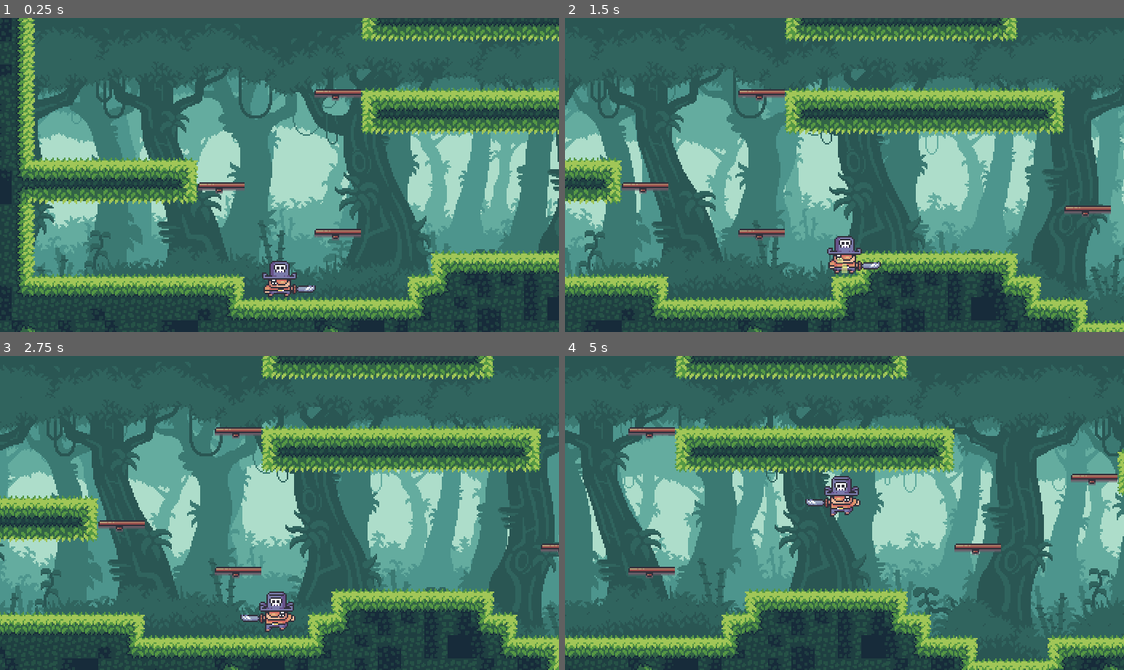
Above: before the commit, frames 1-4 (two rows, left to right).
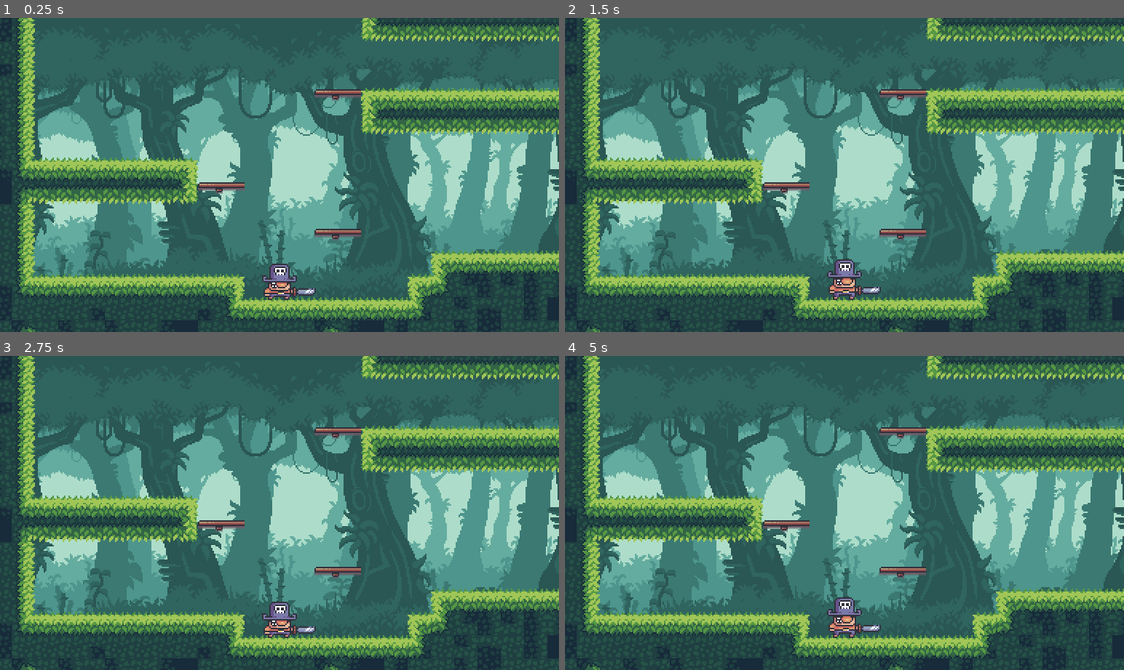
Above: after the commit, the same moments.

Repository: mortorium/plataform-practice
Game: Godot game, scene res://assets/Level/Level.tscn
The game is run twice, just before and just after one commit, with the same random seed, the same clock (stepped at 60 frames per second) and the same inputs.
Inputs:
- Up to frame 1 (0.25 s): no input
- Up to frame 2 (1.5 s): tap Enter (ui_accept) at 0.5, 0.77 s; hold Right (ui_right) from 0.53 s (still down)
- Up to frame 3 (2.75 s): tap Enter (ui_accept) at 1.52 s; release Right (ui_right) at 2.03 s; hold Left (ui_left) from 2.03 s (still down)
- Up to frame 4 (5 s): release Left (ui_left) at 2.78 s; hold Right (ui_right) 2.78-4.28 s; tap Enter (ui_accept) at 3.02, 3.77, 4.52 s; hold Left (ui_left) from 4.28 s (still down)

The runs differ from the first frame. In frame 1, 0.5% of the frame differs, in the area x 46-57%, y 77-90%; in frame 2, 60%; in frame 3, 55%; in frame 4, 61%, in the area x 0-100%, y 0-100%.
Error after the commit: Attempt to call function 'play' in base 'null instance' on a null instance. (res://assets/Player/Player.gd:75)

Commit message:
cambios sin terminar en el player

Diff:
--- a/assets/Player/Player.gd
+++ b/assets/Player/Player.gd
@@ -6,8 +6,19 @@
 const JUMP_HEIGHT = 384
 const BOUNCING_JUMP = 112 #fuerza de rebote en la pared
 const CAST_WALL = 10 #distancia de colision contra la pared
+const CAST_ENEMY = 20 #distance de colision contra enemigos
 onready var motion = Vector2.ZERO
 var can_move : bool #es para saber si el Player se puede mover
+
+"""STATE MACHINE"""
+var playback : AnimationNodeStateMachinePlayback
+
+
+func _ready():
+	playback = $AnimationTree.get("parameters/playback") #obtenemos el parametro del playback del
+	#nodo animation tree
+	playback.start("Iddle") #Lo iniciamos en estado Iddle
+	$AnimationTree.active = true #y o
 
 
 func _process(delta):
@@ -24,6 +35,11 @@
 	motion.y += GRAVITY
 
 	if can_move:
+		if get_axis().x == 0:
+			playback.travel("Iddle")
+		else:
+			playback.travel("run")
+
 		if get_axis().x == 1:
 			$RayCast.cast_to.y = CAST_WALL #pa controlar la direccion del raycast
 			$AnimatedSprite.flip_h = false
--- a/assets/Player/Player.tscn
+++ b/assets/Player/Player.tscn
@@ -16,46 +16,245 @@
 [ext_resource path="res://assets/Player/Sprites/11-Jump Sword/Jump Sword 03.png" type="Texture" id=14]
 [ext_resource path="res://assets/Player/Sprites/12-Fall Sword/Fall Sword 01.png" type="Texture" id=15]
 [ext_resource path="res://assets/Player/Player.gd" type="Script" id=16]
-
-[sub_resource type="SpriteFrames" id=1]
-animations = [ {
-"frames": [ ExtResource( 15 ) ],
-"loop": true,
-"name": "Fall",
-"speed": 5.0
-}, {
-"frames": [ ExtResource( 6 ), ExtResource( 5 ), ExtResource( 7 ), ExtResource( 8 ), ExtResource( 9 ) ],
-"loop": true,
-"name": "Iddle",
-"speed": 12.0
-}, {
-"frames": [ ExtResource( 12 ), ExtResource( 13 ), ExtResource( 14 ) ],
-"loop": true,
-"name": "Jump",
-"speed": 12.0
-}, {
-"frames": [ ExtResource( 10 ), ExtResource( 1 ), ExtResource( 4 ), ExtResource( 3 ), ExtResource( 11 ), ExtResource( 2 ) ],
-"loop": true,
-"name": "Run",
-"speed": 12.0
-} ]
+[ext_resource path="res://assets/Player/Sprites/15-Attack 1/Attack 1 01.png" type="Texture" id=17]
+[ext_resource path="res://assets/Player/Sprites/15-Attack 1/Attack 1 03.png" type="Texture" id=18]
+[ext_resource path="res://assets/Player/Sprites/16-Attack 2/Attack 2 02.png" type="Texture" id=19]
+[ext_resource path="res://assets/Player/Sprites/15-Attack 1/Attack 1 02.png" type="Texture" id=20]
+[ext_resource path="res://assets/Player/Sprites/16-Attack 2/Attack 2 03.png" type="Texture" id=21]
+[ext_resource path="res://assets/Player/Sprites/17-Attack 3/Attack 3 01.png" type="Texture" id=22]
+[ext_resource path="res://assets/Player/Sprites/16-Attack 2/Attack 2 01.png" type="Texture" id=23]
+[ext_resource path="res://assets/Player/Sprites/17-Attack 3/Attack 3 02.png" type="Texture" id=24]
+[ext_resource path="res://assets/Player/Sprites/17-Attack 3/Attack 3 03.png" type="Texture" id=25]
+
+[sub_resource type="Animation" id=3]
+resource_name = "Attack-1"
+length = 0.3
+loop = true
+tracks/0/type = "value"
+tracks/0/path = NodePath("Sprite:texture")
+tracks/0/interp = 1
+tracks/0/loop_wrap = true
+tracks/0/imported = false
+tracks/0/enabled = true
+tracks/0/keys = {
+"times": PoolRealArray( 0, 0.1, 0.2 ),
+"transitions": PoolRealArray( 1, 1, 1 ),
+"update": 1,
+"values": [ ExtResource( 17 ), ExtResource( 20 ), ExtResource( 18 ) ]
+}
+
+[sub_resource type="Animation" id=4]
+resource_name = "Attack-2"
+length = 0.3
+loop = true
+tracks/0/type = "value"
+tracks/0/path = NodePath("Sprite:texture")
+tracks/0/interp = 1
+tracks/0/loop_wrap = true
+tracks/0/imported = false
+tracks/0/enabled = true
+tracks/0/keys = {
+"times": PoolRealArray( 0, 0.1, 0.2 ),
+"transitions": PoolRealArray( 1, 1, 1 ),
+"update": 1,
+"values": [ ExtResource( 23 ), ExtResource( 19 ), ExtResource( 21 ) ]
+}
+
+[sub_resource type="Animation" id=5]
+resource_name = "Attack-3"
+length = 0.3
+loop = true
+tracks/0/type = "value"
+tracks/0/path = NodePath("Sprite:texture")
+tracks/0/interp = 1
+tracks/0/loop_wrap = true
+tracks/0/imported = false
+tracks/0/enabled = true
+tracks/0/keys = {
+"times": PoolRealArray( 0, 0.1, 0.2 ),
+"transitions": PoolRealArray( 1, 1, 1 ),
+"update": 1,
+"values": [ ExtResource( 22 ), ExtResource( 24 ), ExtResource( 25 ) ]
+}
+
+[sub_resource type="Animation" id=6]
+resource_name = "Fall"
+tracks/0/type = "value"
+tracks/0/path = NodePath("Sprite:texture")
+tracks/0/interp = 1
+tracks/0/loop_wrap = true
+tracks/0/imported = false
+tracks/0/enabled = true
+tracks/0/keys = {
+"times": PoolRealArray( 0 ),
+"transitions": PoolRealArray( 1 ),
+"update": 1,
+"values": [ ExtResource( 15 ) ]
+}
+
+[sub_resource type="Animation" id=7]
+resource_name = "Iddle"
+length = 0.5
+loop = true
+tracks/0/type = "value"
+tracks/0/path = NodePath("Sprite:texture")
+tracks/0/interp = 1
+tracks/0/loop_wrap = true
+tracks/0/imported = false
+tracks/0/enabled = true
+tracks/0/keys = {
+"times": PoolRealArray( 0, 0.1, 0.2, 0.3, 0.4 ),
+"transitions": PoolRealArray( 1, 1, 1, 1, 1 ),
+"update": 1,
+"values": [ ExtResource( 6 ), ExtResource( 5 ), ExtResource( 7 ), ExtResource( 8 ), ExtResource( 9 ) ]
+}
+
+[sub_resource type="Animation" id=8]
+resource_name = "Jump"
+length = 0.4
+loop = true
+tracks/0/type = "value"
+tracks/0/path = NodePath("Sprite:texture")
+tracks/0/interp = 1
+tracks/0/loop_wrap = true
+tracks/0/imported = false
+tracks/0/enabled = true
+tracks/0/keys = {
+"times": PoolRealArray( 0.1, 0.2, 0.3 ),
+"transitions": PoolRealArray( 1, 1, 1 ),
+"update": 1,
+"values": [ ExtResource( 12 ), ExtResource( 13 ), ExtResource( 14 ) ]
+}
+
+[sub_resource type="Animation" id=9]
+length = 0.001
+tracks/0/type = "value"
+tracks/0/path = NodePath("Sprite:texture")
+tracks/0/interp = 1
+tracks/0/loop_wrap = true
+tracks/0/imported = false
+tracks/0/enabled = true
+tracks/0/keys = {
+"times": PoolRealArray( 0 ),
+"transitions": PoolRealArray( 1 ),
+"update": 0,
+"values": [ ExtResource( 6 ) ]
+}
+
+[sub_resource type="Animation" id=10]
+resource_name = "run"
+length = 0.6
+loop = true
+tracks/0/type = "value"
+tracks/0/path = NodePath("Sprite:texture")
+tracks/0/interp = 1
+tracks/0/loop_wrap = true
+tracks/0/imported = false
+tracks/0/enabled = true
+tracks/0/keys = {
+"times": PoolRealArray( 0, 0.1, 0.2, 0.3, 0.4, 0.5 ),
+"transitions": PoolRealArray( 1, 1, 1, 1, 1, 1 ),
+"update": 1,
+"values": [ ExtResource( 10 ), ExtResource( 1 ), ExtResource( 4 ), ExtResource( 3 ), ExtResource( 11 ), ExtResource( 2 ) ]
+}
+
+[sub_resource type="AnimationNodeAnimation" id=11]
+animation = "Attack-1"
+
+[sub_resource type="AnimationNodeAnimation" id=12]
+animation = "Attack-2"
+
+[sub_resource type="AnimationNodeAnimation" id=13]
+animation = "Attack-3"
+
+[sub_resource type="AnimationNodeAnimation" id=14]
+animation = "Fall"
+
+[sub_resource type="AnimationNodeAnimation" id=15]
+animation = "Iddle"
+
+[sub_resource type="AnimationNodeAnimation" id=16]
+animation = "Jump"
+
+[sub_resource type="AnimationNodeAnimation" id=17]
+animation = "run"
+
+[sub_resource type="AnimationNodeStateMachineTransition" id=18]
+
+[sub_resource type="AnimationNodeStateMachineTransition" id=19]
+
+[sub_resource type="AnimationNodeStateMachineTransition" id=20]
+
+[sub_resource type="AnimationNodeStateMachineTransition" id=21]
+
+[sub_resource type="AnimationNodeStateMachineTransition" id=22]
+
+[sub_resource type="AnimationNodeStateMachineTransition" id=23]
+
+[sub_resource type="AnimationNodeStateMachineTransition" id=24]
+
+[sub_resource type="AnimationNodeStateMachineTransition" id=25]
+
+[sub_resource type="AnimationNodeStateMachineTransition" id=26]
+
+[sub_resource type="AnimationNodeStateMachineTransition" id=27]
+
+[sub_resource type="AnimationNodeStateMachineTransition" id=28]
+
+[sub_resource type="AnimationNodeStateMachine" id=29]
+states/Attack-1/node = SubResource( 11 )
+states/Attack-1/position = Vector2( 398.111, 479 )
+states/Attack-2/node = SubResource( 12 )
+states/Attack-2/position = Vector2( 643, 478.111 )
+states/Attack-3/node = SubResource( 13 )
+states/Attack-3/position = Vector2( 855, 479 )
+states/Fall/node = SubResource( 14 )
+states/Fall/position = Vector2( 863, 212.037 )
+states/Iddle/node = SubResource( 15 )
+states/Iddle/position = Vector2( 643, 339 )
+states/Jump/node = SubResource( 16 )
+states/Jump/position = Vector2( 643.889, 212.333 )
+states/run/node = SubResource( 17 )
+states/run/position = Vector2( 397.667, 340.333 )
+transitions = [ "Iddle", "Jump", SubResource( 18 ), "Jump", "Fall", SubResource( 19 ), "Fall", "Iddle", SubResource( 20 ), "Iddle", "run", SubResource( 21 ), "run", "Iddle", SubResource( 22 ), "Iddle", "Attack-1", SubResource( 23 ), "Attack-1", "Iddle", SubResource( 24 ), "Attack-1", "Attack-2", SubResource( 25 ), "Attack-2", "Iddle", SubResource( 26 ), "Attack-2", "Attack-3", SubResource( 27 ), "Attack-3", "Iddle", SubResource( 28 ) ]
+graph_offset = Vector2( 0, 229.437 )
+
+[sub_resource type="AnimationNodeStateMachinePlayback" id=30]
 
 [sub_resource type="CapsuleShape2D" id=2]
 
 [node name="Player" type="KinematicBody2D" groups=["Player"]]
 script = ExtResource( 16 )
 
-[node name="AnimatedSprite" type="AnimatedSprite" parent="."]
-frames = SubResource( 1 )
-animation = "Iddle"
-frame = 4
+[node name="Sprite" type="Sprite" parent="."]
+texture = ExtResource( 6 )
+
+[node name="AnimationPlayer" type="AnimationPlayer" parent="."]
+anims/Attack-1 = SubResource( 3 )
+anims/Attack-2 = SubResource( 4 )
+anims/Attack-3 = SubResource( 5 )
+anims/Fall = SubResource( 6 )
+anims/Iddle = SubResource( 7 )
+anims/Jump = SubResource( 8 )
+anims/RESET = SubResource( 9 )
+anims/run = SubResource( 10 )
+
+[node name="AnimationTree" type="AnimationTree" parent="."]
+tree_root = SubResource( 29 )
+anim_player = NodePath("../AnimationPlayer")
+parameters/playback = SubResource( 30 )
 
 [node name="CollisionShape2D" type="CollisionShape2D" parent="."]
+position = Vector2( 1, 0 )
 scale = Vector2( 0.7, 0.6 )
 shape = SubResource( 2 )
 
 [node name="RayCast" type="RayCast2D" parent="."]
-rotation = -1.5708
+position = Vector2( 0, -5 )
+cast_to = Vector2( 20, 0 )
+
+[node name="RayAttack" type="RayCast2D" parent="."]
+cast_to = Vector2( 27, 0 )
 
 [node name="Particles" type="CPUParticles2D" parent="."]
 position = Vector2( 0, 10 )
Not shown: 1 places in assets/Player/Player.tscn that only renumber resources
Binary file added: assets/Player/Sprites/15-Attack 1/Attack 1 01.png
Not shown, added: assets/Player/Sprites/15-Attack 1/Attack 1 01.png.import
Binary file added: assets/Player/Sprites/15-Attack 1/Attack 1 02.png
Not shown, added: assets/Player/Sprites/15-Attack 1/Attack 1 02.png.import
Binary file added: assets/Player/Sprites/15-Attack 1/Attack 1 03.png
Not shown, added: assets/Player/Sprites/15-Attack 1/Attack 1 03.png.import
Binary file added: assets/Player/Sprites/16-Attack 2/Attack 2 01.png
Not shown, added: assets/Player/Sprites/16-Attack 2/Attack 2 01.png.import
Binary file added: assets/Player/Sprites/16-Attack 2/Attack 2 02.png
Not shown, added: assets/Player/Sprites/16-Attack 2/Attack 2 02.png.import
Binary file added: assets/Player/Sprites/16-Attack 2/Attack 2 03.png
(and 9 more such lines)
